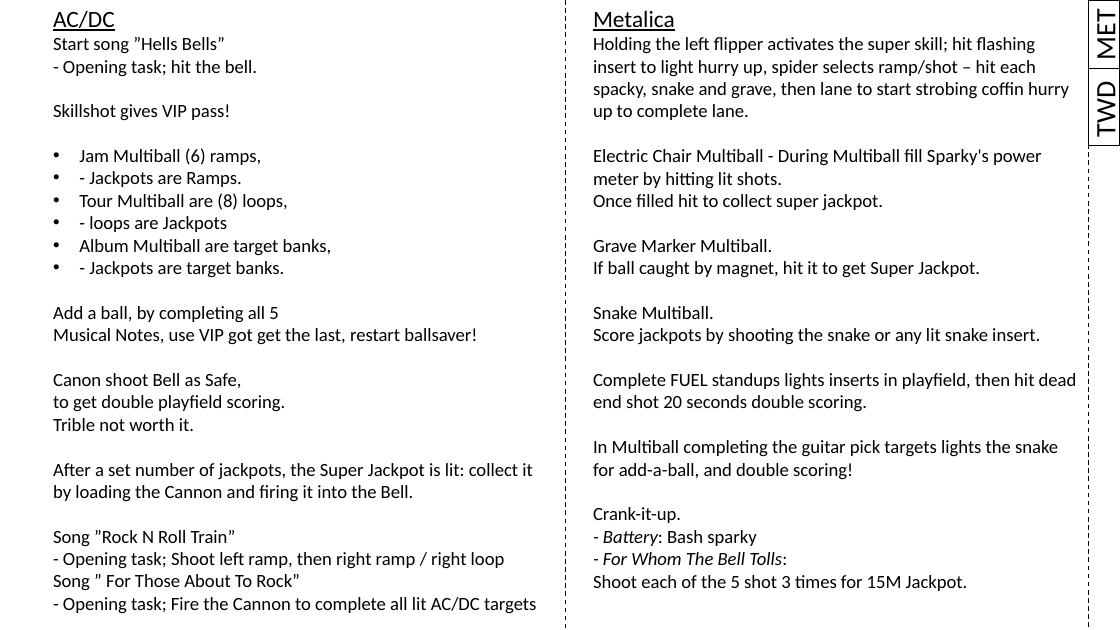
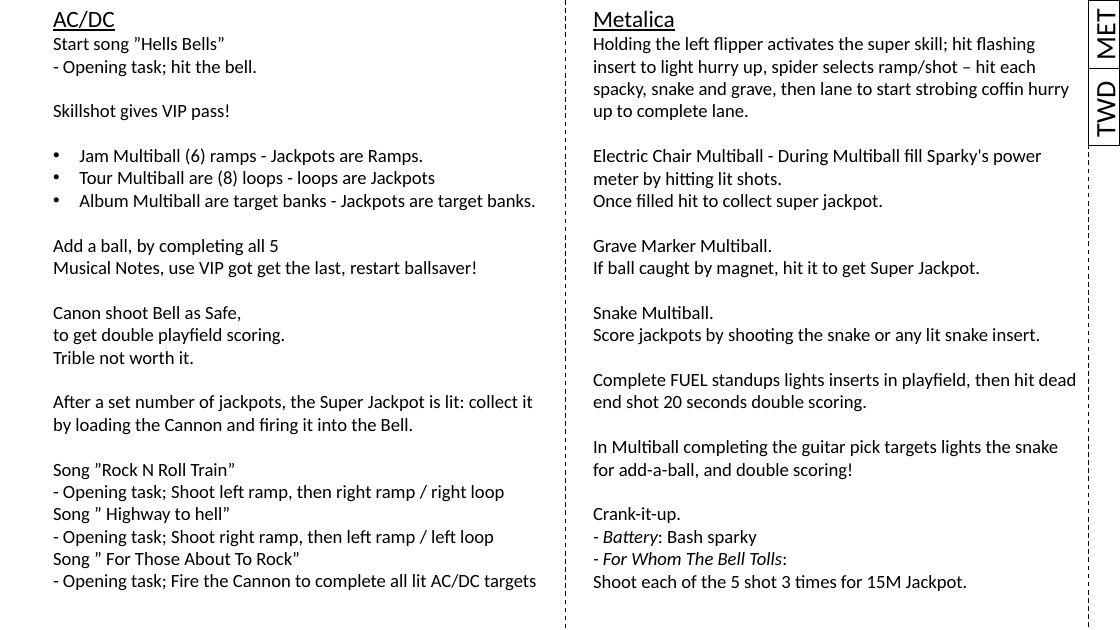
Before and after one commit to karstenbolge/PB, a slide deck: slide 1 of PB.pptx. Drawn at 1120x630 pixels with LibreOffice and Linux fonts; fonts in the diff are those of the drawing. Boxes give left, top, right and bottom in pixels: in the first picture for what was removed or moved away, otherwise in the second. Text is boxed around its words. In the diff, an @@ line names an element or a change of style, - is before the commit and + after.

Commit message:
Added

```diff
--- a/PB.pptx
+++ b/PB.pptx
@@ text at [79, 148, 536, 211]: text changed @@
-• Jam Multiball (6) ramps,
-• - Jackpots are Ramps.
-• Tour Multiball are (8) loops,
-• - loops are Jackpots
-• Album Multiball are target banks,
-• - Jackpots are target banks.
+• Jam Multiball (6) ramps - Jackpots are Ramps.
+• Tour Multiball are (8) loops - loops are Jackpots
+• Album Multiball are target banks - Jackpots are target banks.
@@ text at [53, 507, 494, 547]: paragraphs added @@
+Song ” Highway to hell”
+- Opening task; Shoot right ramp, then left ramp / left loop
```
Also in this commit, not shown: 2 other slides changed.
